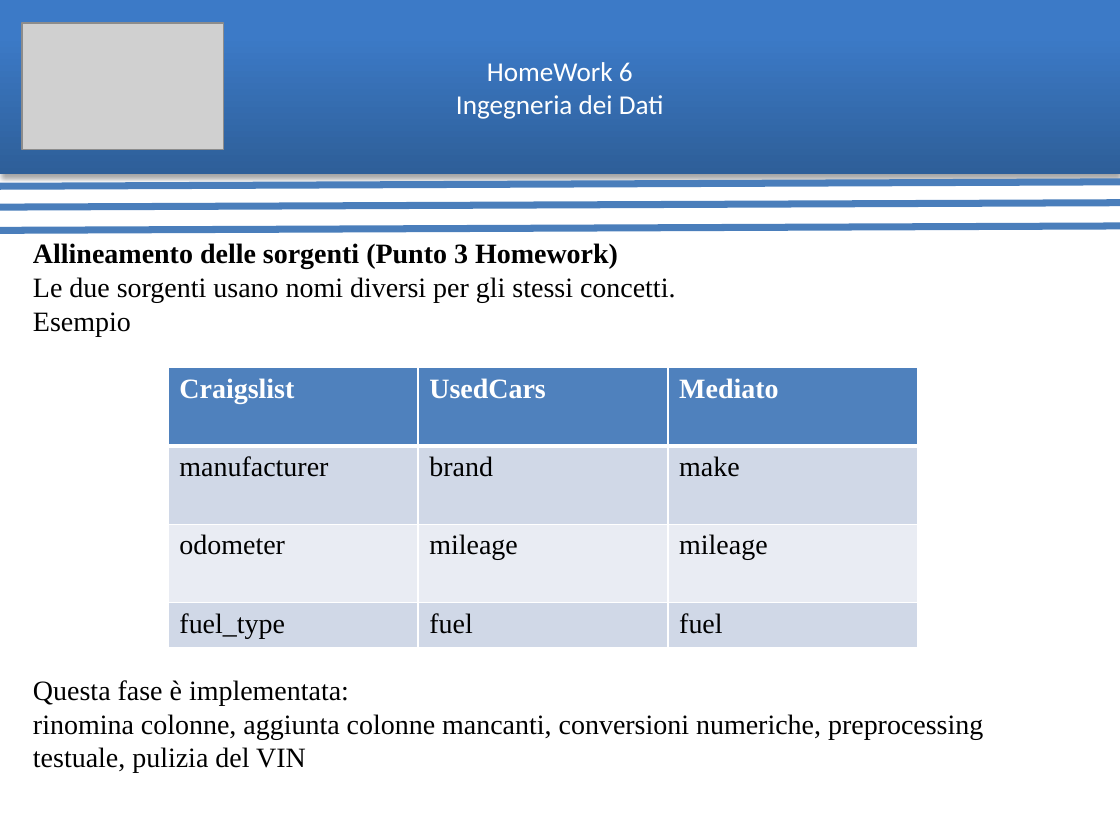
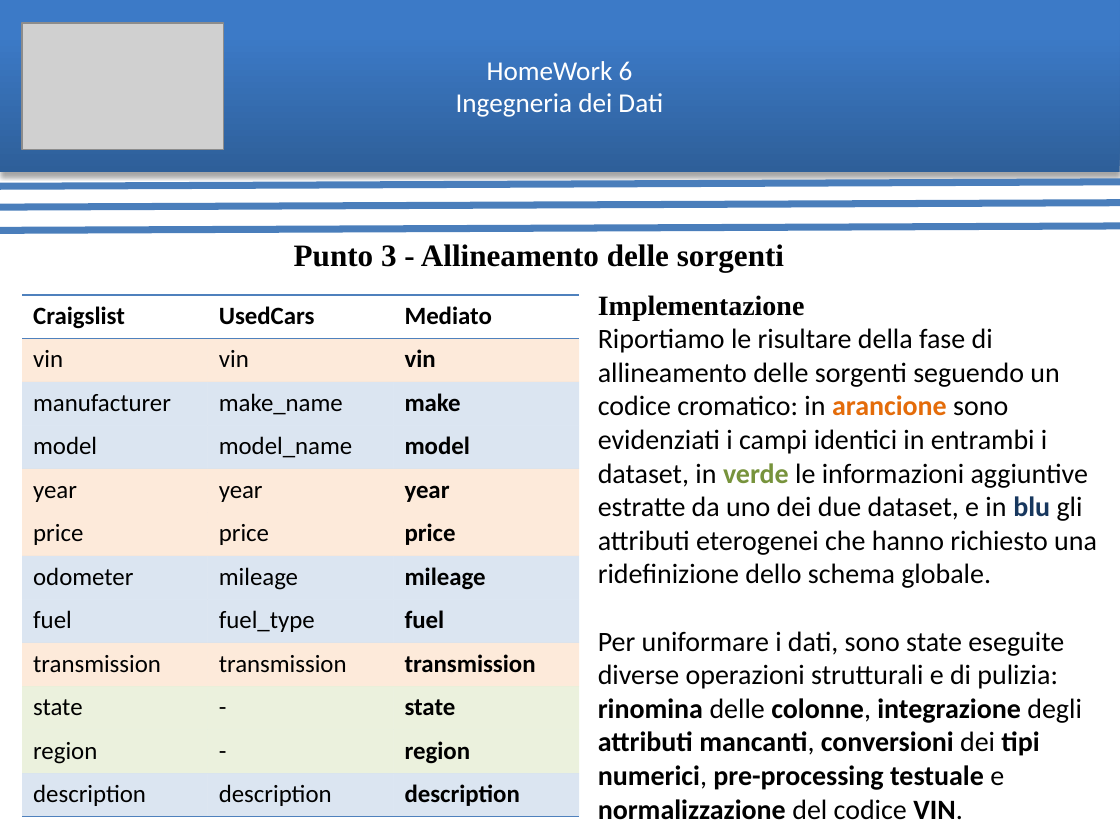
Before and after one commit to ArthexTheKing/Ingegneria-dei-Dati, a slide deck: slide 6 of Homework 6/pdf/Presentazione HomeWork 6.pptx (slide 5 before the commit). Drawn at 1120x840 pixels with LibreOffice and Linux fonts; fonts in the diff are those of the drawing; grey boxes stand for pictures. Boxes give left, top, right and bottom in pixels: in the first picture for what was removed or moved away, otherwise in the second. Text is boxed around its words. In the diff, an @@ line names an element or a change of style, - is before the commit and + after.

```diff
--- a/Homework 6/pdf/Presentazione HomeWork 6.pptx
+++ b/Homework 6/pdf/Presentazione HomeWork 6.pptx
@@ text at <box>294,244,784,272</box>: text changed; size 18 to 20 pt; bold on @@
-Allineamento delle sorgenti (Punto 3 Homework)
-Le due sorgenti usano nomi diversi per gli stessi concetti.
-Esempio
-Questa fase è implementata:
-rinomina colonne, aggiunta colonne mancanti, conversioni numeriche, preprocessing testuale, pulizia del VIN
+Punto 3 - Allineamento delle sorgenti
@@ table added at <box>22,295,580,816</box>, 12 rows, 3 columns @@
+Craigslist | UsedCars | Mediato
+vin | vin | vin
+manufacturer | make_name | make
+model | model_name | model
+year | year | year
+price | price | price
+odometer | mileage | mileage
+fuel | fuel_type | fuel
+transmission | transmission | transmission
+state | - | state
+region | - | region
+description | description | description
@@ text added at <box>598,295,1097,820</box>, 18 pt, text #000000 @@
+Implementazione
+Riportiamo le risultare della fase di allineamento delle sorgenti seguendo un codice cromatico: in arancione sono evidenziati i campi identici in entrambi i dataset, in verde le informazioni aggiuntive estratte da uno dei due dataset, e in blu gli attributi eterogenei che hanno richiesto una ridefinizione dello schema globale.
+Per uniformare i dati, sono state eseguite diverse operazioni strutturali e di pulizia: rinomina delle colonne, integrazione degli attributi mancanti, conversioni dei tipi numerici, pre-processing testuale e normalizzazione del codice VIN.
@@ table removed at <box>168,367,917,647</box>, 4 rows, 3 columns @@
-Craigslist | UsedCars | Mediato
-manufacturer | brand | make
-odometer | mileage | mileage
-fuel_type | fuel | fuel
```
Also in this commit, not shown: 9 other slides changed, 4 slides added, 3 slides removed, 1 other file.
